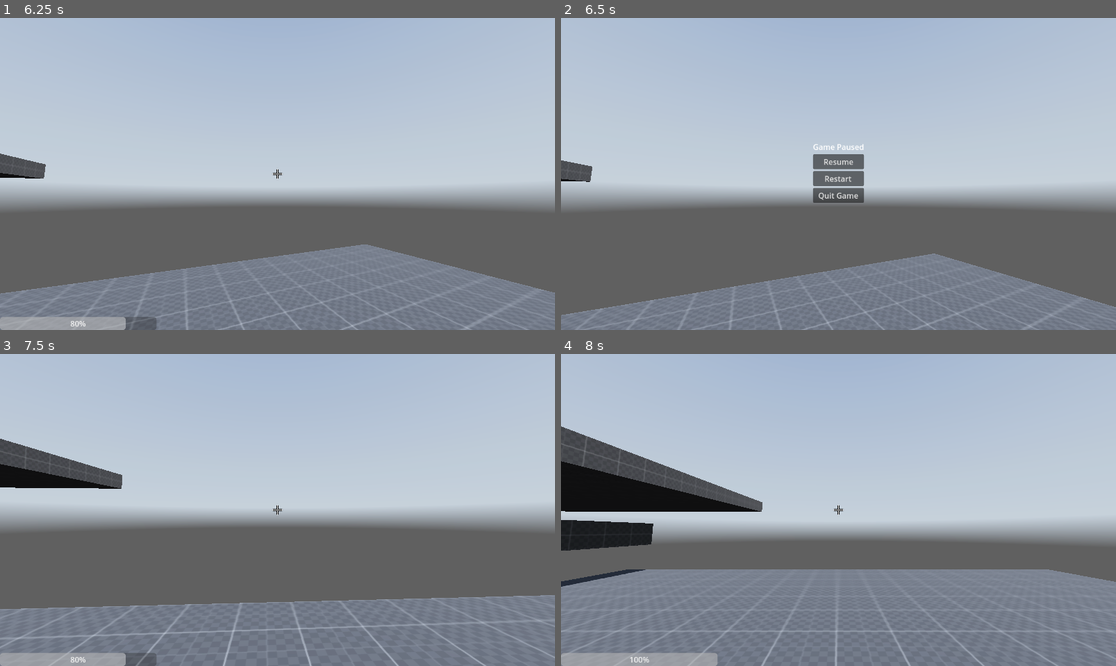
Above: before the commit, frames 1-4 (two rows, left to right).
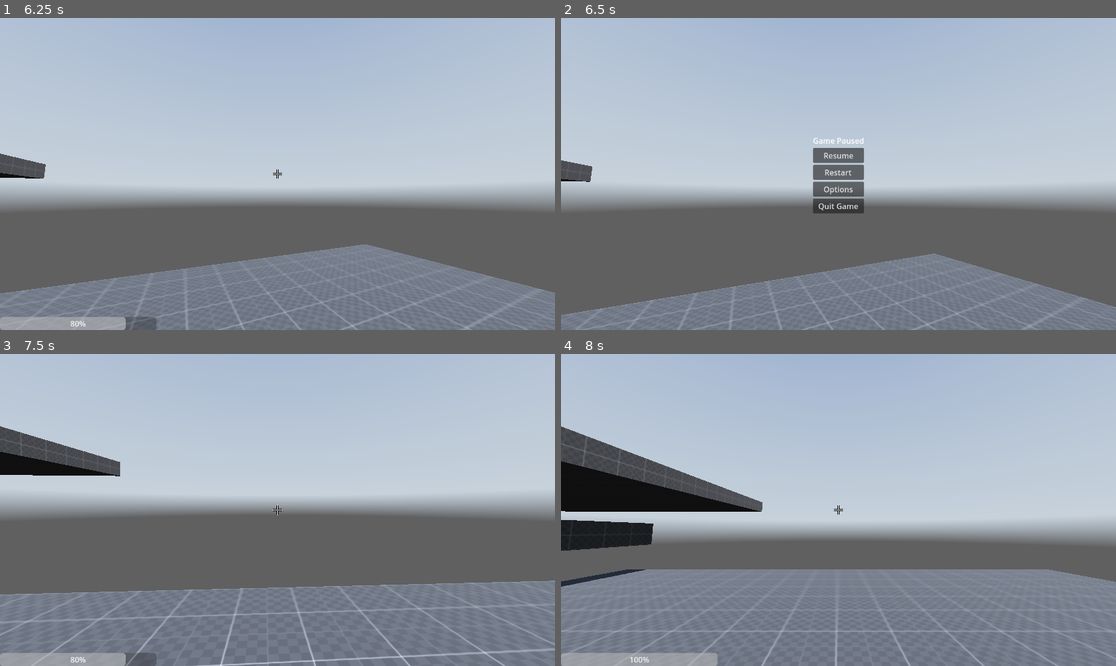
Above: after the commit, the same moments.

Repository: loumcn12/Aftermath
Game: Godot game, scene res://scenes/main menu/main_menu.tscn
Two runs of this game, one before a commit and one after it. Both use one fixed random seed, a clock stepped at 60 frames per second and the inputs below. A sky picture missing from this copy of the repository is replaced by a grey-blue gradient.
Inputs (mouse positions are in pixels of both pictures, inside the frame that each line leads up to):
- Up to frame 1 (6.25 s): click "Options" at 0.5 s; click "Back" at 1.25 s; click "Start" at 2 s; tap Enter at 2.75 s; move the mouse to (305, 174) at 2.77 s; hold W (forward) from 2.78 s (still down); tap H (DamageTest) at 2.85, 5.85 s; tap Space (jump) at 3.02, 3.77, 5.27, 6.02 s; move the mouse to (249, 174) at 3.52 s; tap Ctrl (crouch) at 3.6 s; move the mouse to (288, 167) at 4.27 s; hold Shift (sprint) 4.28-5.03 s; move the mouse to (271, 180) at 5.02 s; tap L at 5.1 s; tap R (reset) at 5.75 s; move the mouse to (316, 177) at 5.77 s
- Up to frame 2 (6.5 s): keep holding W (forward); tap Escape (escape) at 6.4 s
- Up to frame 3 (7.5 s): release W (forward) at 6.5 s; click "Resume" at 6.5 s; move the mouse to (233, 506) at 7.27 s; hold W (forward) from 7.28 s (still down); tap Ctrl (crouch) at 7.35 s
- Up to frame 4 (8 s): keep holding W (forward); tap Space (jump) at 7.52 s; tap R (reset) at 7.9 s

Frame 1 is identical in both runs. In frame 2, 1.1% of the frame differs, in the area x 45-55%, y 38-63%; in frame 3, 17%, in the area x 0-100%, y 23-100%; in frame 4, nothing differs.

Commit message:
Added the options menu to the pause menu

Diff:
--- a/scenes/pause_menu.tscn
+++ b/scenes/pause_menu.tscn
@@ -1,6 +1,7 @@
-[gd_scene load_steps=2 format=3 uid="uid://cope3wve2dub1"]
+[gd_scene load_steps=3 format=3 uid="uid://cope3wve2dub1"]
 
 [ext_resource type="Script" uid="uid://bcfnxv3o7qb3y" path="res://scripts/pause_menu.gd" id="1_n87rw"]
+[ext_resource type="PackedScene" uid="uid://i813vheb5uer" path="res://scenes/main menu/options_menu.tscn" id="2_myx47"]
 
 [node name="PauseMenu" type="Control"]
 layout_mode = 3
@@ -11,7 +12,7 @@
 grow_vertical = 2
 script = ExtResource("1_n87rw")
 
-[node name="MarginContainer" type="MarginContainer" parent="."]
+[node name="PauseContainer" type="MarginContainer" parent="."]
 layout_mode = 1
 anchors_preset = 8
 anchor_left = 0.5
@@ -25,25 +26,44 @@
 grow_horizontal = 2
 grow_vertical = 2
 
-[node name="VBoxContainer" type="VBoxContainer" parent="MarginContainer"]
+[node name="VBoxContainer" type="VBoxContainer" parent="PauseContainer"]
 layout_mode = 2
 
-[node name="GamePausedLabel" type="Label" parent="MarginContainer/VBoxContainer"]
+[node name="GamePausedLabel" type="Label" parent="PauseContainer/VBoxContainer"]
 layout_mode = 2
 text = "Game Paused"
 
-[node name="ResumeButton" type="Button" parent="MarginContainer/VBoxContainer"]
+[node name="ResumeButton" type="Button" parent="PauseContainer/VBoxContainer"]
 layout_mode = 2
 text = "Resume"
 
-[node name="RestartButton" type="Button" parent="MarginContainer/VBoxContainer"]
+[node name="RestartButton" type="Button" parent="PauseContainer/VBoxContainer"]
 layout_mode = 2
 text = "Restart"
 
-[node name="QuitGameButton" type="Button" parent="MarginContainer/VBoxContainer"]
+[node name="MenuButton" type="Button" parent="PauseContainer/VBoxContainer"]
+layout_mode = 2
+text = "Options"
+
+[node name="QuitGameButton" type="Button" parent="PauseContainer/VBoxContainer"]
 layout_mode = 2
 text = "Quit Game"
 
-[connection signal="pressed" from="MarginContainer/VBoxContainer/ResumeButton" to="." method="_on_resume_button_pressed"]
-[connection signal="pressed" from="MarginContainer/VBoxContainer/RestartButton" to="." method="_on_restart_button_pressed"]
-[connection signal="pressed" from="MarginContainer/VBoxContainer/QuitGameButton" to="." method="_on_quit_game_button_pressed"]
+[node name="MarginContainer" type="MarginContainer" parent="."]
+visible = false
+layout_mode = 1
+anchors_preset = 15
+anchor_right = 1.0
+anchor_bottom = 1.0
+grow_horizontal = 2
+grow_vertical = 2
+
+[node name="OptionsMenu" parent="MarginContainer" instance=ExtResource("2_myx47")]
+layout_mode = 2
+size_flags_horizontal = 4
+size_flags_vertical = 4
+
+[connection signal="pressed" from="PauseContainer/VBoxContainer/ResumeButton" to="." method="_on_resume_button_pressed"]
+[connection signal="pressed" from="PauseContainer/VBoxContainer/RestartButton" to="." method="_on_restart_button_pressed"]
+[connection signal="pressed" from="PauseContainer/VBoxContainer/MenuButton" to="." method="_on_menu_button_pressed"]
+[connection signal="pressed" from="PauseContainer/VBoxContainer/QuitGameButton" to="." method="_on_quit_game_button_pressed"]
--- a/scripts/main_menu.gd
+++ b/scripts/main_menu.gd
@@ -3,11 +3,10 @@
 
 func _ready():
 	Input.set_mouse_mode(Globalscript.mousemode)
-	if (OS.get_name() != "Windows") and (OS.get_name() != "Linux"):
+	if OS.get_name() == "Web":
 		quitbutton.visible = false
 
 func _on_startbutton_pressed() -> void:
-
 	get_tree().change_scene_to_file("res://scenes/main.tscn")
 
 
@@ -16,5 +15,4 @@
 
 
 func _on_quitbutton_pressed() -> void:
-
 	get_tree().quit()
--- a/scripts/options_menu.gd
+++ b/scripts/options_menu.gd
@@ -2,15 +2,16 @@
 @onready var fullscreen = $VBoxContainer/fullscreensetting/fullscreenbutton
 @onready var windowmode = $VBoxContainer/windowmodesetting/OptionButton
 @onready var crosshair = $VBoxContainer/crosshairsetting/crosshairbutton
+@onready var pausemenu = $"../.."
 
 # Calls when the scene is loaded
 func _ready() -> void:
 	# Disables the fullscreen button for web browsers (Handled separately)
-	if (OS.get_name() != "Windows") and (OS.get_name() != "Linux"):
+	if OS.get_name() == "Web":
 		fullscreen.disabled = true
 
 # Calls every frame
-func _physics_process(_delta: float) -> void:
+func _process(_delta: float) -> void:
 
 	# Changes the window mode between fullscreen and windowed
 	if fullscreen.button_pressed == true:
@@ -32,4 +33,7 @@
 
 # Returns the user to the main menu
 func _on_back_button_pressed() -> void:
-	get_tree().change_scene_to_file("res://scenes/main menu/main_menu.tscn")
+	if "OptionsMenu" in str(get_tree().current_scene):
+		get_tree().change_scene_to_file("res://scenes/main menu/main_menu.tscn")
+	else:
+		pausemenu._cycleMenu()
--- a/scripts/pause_menu.gd
+++ b/scripts/pause_menu.gd
@@ -1,6 +1,8 @@
 extends Control
-@onready var quitbutton = $MarginContainer/VBoxContainer/QuitGameButton
+@onready var quitbutton = $PauseContainer/VBoxContainer/QuitGameButton
 @onready var main = $"../"
+@onready var PauseContainer = $PauseContainer
+@onready var marginContainer = $MarginContainer
 
 func _ready():
 	if (OS.get_name() != "Windows") and (OS.get_name() != "Linux"):
@@ -10,6 +12,17 @@
 	if Input.is_action_just_pressed("escape") and main.paused:
 		main.pauseMenu()
 
+func _cycleMenu():
+	if PauseContainer.visible:
+		PauseContainer.visible = false
+	else:
+		PauseContainer.visible = true
+
+	if marginContainer.visible:
+		marginContainer.visible = false
+	else:
+		marginContainer.visible = true
+
 func _on_resume_button_pressed() -> void:
 	main.pauseMenu()
 
@@ -17,5 +30,8 @@
 	main.pauseMenu()
 	get_tree().reload_current_scene()
 
+func _on_menu_button_pressed() -> void:
+	_cycleMenu()
+
 func _on_quit_game_button_pressed() -> void:
 	get_tree().quit()
--- a/scripts/player.gd
+++ b/scripts/player.gd
@@ -56,7 +56,8 @@
 
 func _ready():
 	# Make the mouse cursor invisible and locked to the centre of the screen
-	pass
+	if OS.get_name() == "MacOS":
+		OS.crash("Error 404 - User's brain not found")
 
 func reset():
 	get_tree().reload_current_scene()
--- a/scripts/player_hud.gd
+++ b/scripts/player_hud.gd
@@ -4,12 +4,15 @@
 @onready var HealthBar: ProgressBar = $Control/ProgressBar
 @onready var crosshair = $Control/Crosshair
 
-func _ready() -> void:
+func _crosshair():
 	if Globalscript.crosshair:
 		crosshair.visible = true
 	else:
 		crosshair.visible = false
 
+func _ready() -> void:
+	_crosshair()
+
 
 func _process(_delta: float) -> void:
 	HealthBar.value = player.Health
Not shown, changed: export_presets.cfg
